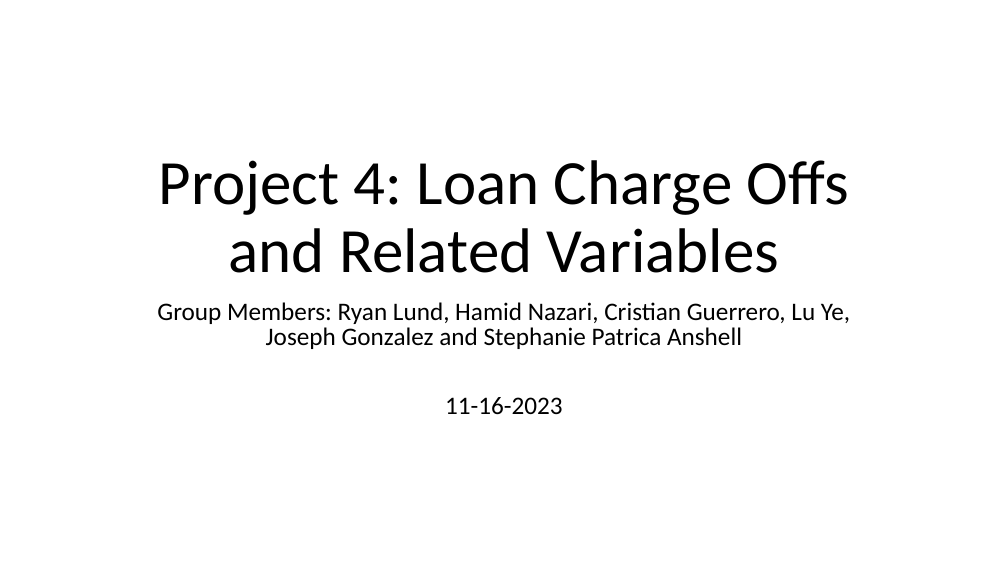
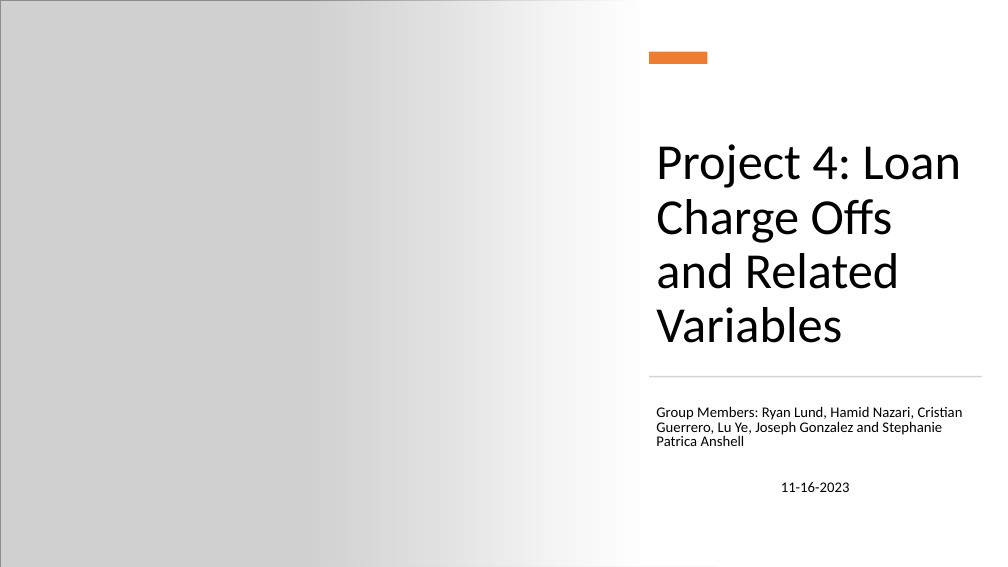
Before and after one commit to RyakDL/Project-Loan-Charge-Offs, a slide deck: slide 1 of Project_4 Presentation_v1.pptx. Drawn at 1008x567 pixels with LibreOffice and Linux fonts; fonts in the diff are those of the drawing; grey boxes stand for pictures. Boxes give left, top, right and bottom in pixels: in the first picture for what was removed or moved away, otherwise in the second. Text is boxed around its words. In the diff, an @@ line names an element or a change of style, - is before the commit and + after.

```diff
--- a/Project_4 Presentation_v1.pptx
+++ b/Project_4 Presentation_v1.pptx
@@ picture added at (x1=0, y1=0, x2=717, y2=567) @@
@@ rectangle added at (x1=307, y1=0, x2=1008, y2=567), fill gradient #FFFFFF @@
@@ rectangle added at (x1=649, y1=52, x2=707, y2=64), fill #ED7D31 @@
@@ title "Project 4: Loan Charge Offs ..." moved from (x1=159, y1=160, x2=849, y2=273) to (x1=656, y1=144, x2=961, y2=343) @@
@@ title "Project 4: Loan Charge Offs ..." at (x1=656, y1=144, x2=961, y2=343): size 60 to 48 pt; alignment centre to left @@
@@ rectangle added at (x1=650, y1=376, x2=982, y2=377), fill #D5D5D5 @@
@@ subtitle "Group Members: Ryan Lund, Hamid ..." moved from (x1=157, y1=302, x2=850, y2=415) to (x1=656, y1=406, x2=963, y2=492) @@
@@ subtitle "Group Members: Ryan Lund, Hamid ..." at (x1=656, y1=406, x2=963, y2=492): size 24 to 14 pt; alignment centre to left @@
```
Also in this commit, not shown: 3 other slides changed, 2 slides added, 1 other file.
